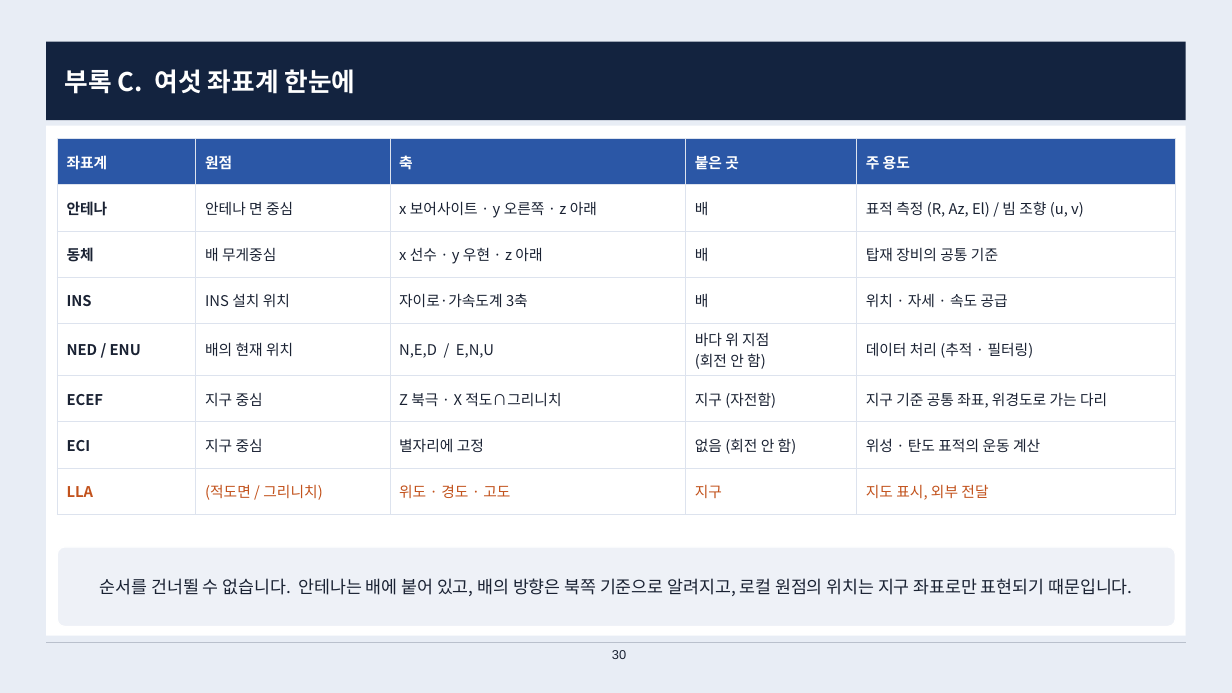
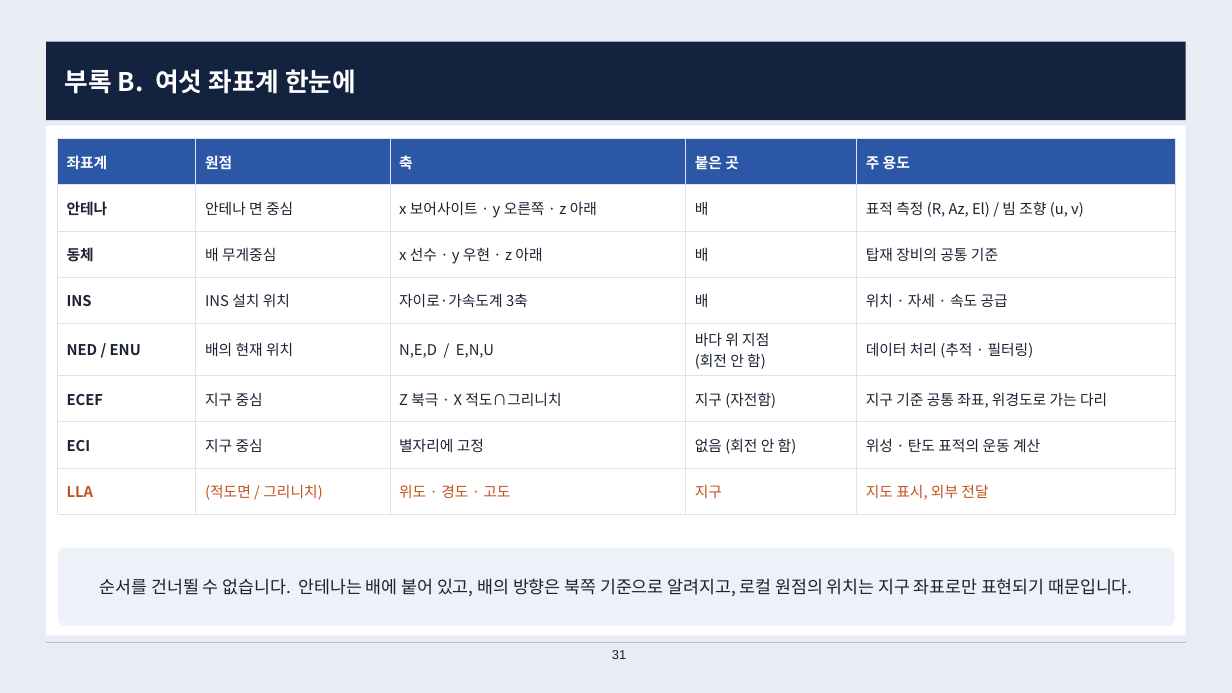
Before and after one commit to harley-hwan/IpcProc, a slide deck: slide 31 of Part2_CoordFrames/ref/산출물/Chapter2_coordinate_systems.pptx (slide 30 before the commit). Drawn at 1232x693 pixels with LibreOffice and Linux fonts; fonts in the diff are those of the drawing. Boxes give left, top, right and bottom in pixels: in the first picture for what was removed or moved away, otherwise in the second. Text is boxed around its words. In the diff, an @@ line names an element or a change of style, - is before the commit and + after.

```diff
--- a/Part2_CoordFrames/ref/산출물/Chapter2_coordinate_systems.pptx
+++ b/Part2_CoordFrames/ref/산출물/Chapter2_coordinate_systems.pptx
@@ text at bbox=[65, 69, 356, 94]: text changed @@
-부록 C. 여섯 좌표계 한눈에
+부록 B. 여섯 좌표계 한눈에
@@ page number at bbox=[612, 650, 626, 659]: text changed @@
-30
+31
```
Also in this commit, not shown: 6 other slides changed, 1 slide added, 8 other files.
